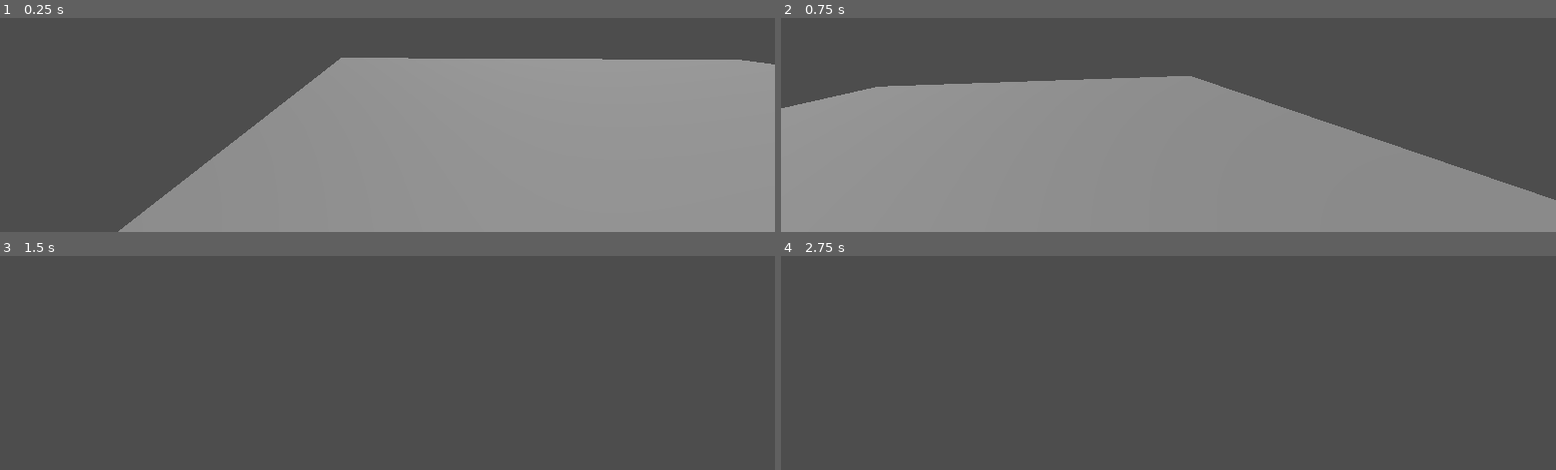
Above: before the commit, frames 1-4 (two rows, left to right).
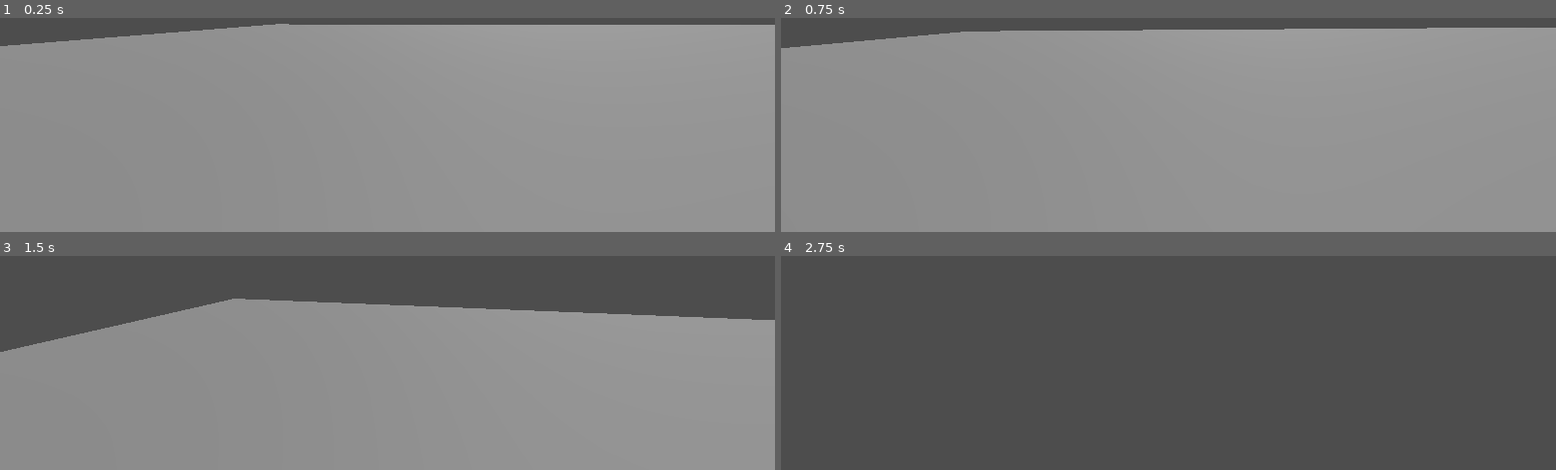
Above: after the commit, the same moments.

Repository: Noonl1ght/Decay-game-jam
Game: Godot game, scene res://scenes/test_scene.tscn
The game is run twice, just before and just after one commit, with the same random seed, the same clock (stepped at 60 frames per second) and the same inputs. This scene is started directly instead of the project's main scene.
Inputs (mouse positions are in pixels of both pictures, inside the frame that each line leads up to):
- Up to frame 1 (0.25 s): no input
- Up to frame 2 (0.75 s): tap Enter at 0.5 s; move the mouse to (outside the picture) at 0.52 s; hold W (forward) from 0.53 s (still down)
- Up to frame 3 (1.5 s): keep holding W (forward); tap Space (jump) at 0.77 s; move the mouse to (outside the picture) at 1.27 s
- Up to frame 4 (2.75 s): keep holding W (forward); tap Space (jump) at 1.52 s; move the mouse to (outside the picture) at 2.02 s

The runs differ from the first frame. In frame 1, 38% of the frame differs, in the area x 0-100%, y 2-100%; in frame 2, 37%; in frame 3, 73%, in the area x 0-100%, y 19-100%; in frame 4, nothing differs.

Commit message:
character controller update
the camera no longer does cartwheels when mouse is moved to an extreme.

the camera now has a head bob effect simulating a walking character

Diff:
--- a/scenes/test_scene.tscn
+++ b/scenes/test_scene.tscn
@@ -13,9 +13,9 @@
 shadow_enabled = true
 
 [node name="CSGBox3D" type="CSGBox3D" parent="."]
-transform = Transform3D(1, 0, 0, 0, 1, 0, 0, 0, 1, 1.31927, 0.0822552, 0.949951)
+transform = Transform3D(1, 0, 0, 0, 1, 0, 0, 0, 1, 13.269, 0.0822552, 15.1408)
 use_collision = true
-size = Vector3(3.63855, 0.0649414, 2.8999)
+size = Vector3(35.5806, 0.0649414, 47.1774)
 
 [node name="player" type="CharacterBody3D" parent="."]
 transform = Transform3D(1, 0, 0, 0, 1, 0, 0, 0, 1, 0, 0.030899, 1.86511)
--- a/scripts/player.gd
+++ b/scripts/player.gd
@@ -2,7 +2,12 @@
 
 const SPEED = 5.0
 const JUMP_VELOCITY = 4.5
-const SENSITIVITY = 0.03
+const SENSITIVITY = 0.003
+
+#bob variables
+const BOB_FREQ = 2.0
+const BOB_AMP = 0.08
+var t_bob = 0.0
 
 var gravity = 9.8
 
@@ -16,6 +21,8 @@
 	if event is InputEventMouseMotion:
 		head.rotate_y(-event.relative.x * SENSITIVITY)
 		camera.rotate_x(-event.relative.y * SENSITIVITY)
+		camera.rotation.x = clamp(camera.rotation.x, deg_to_rad(-40), deg_to_rad(60))
+		camera.rotation.z = clamp(camera.rotation.z, deg_to_rad(-40), deg_to_rad(60))
 
 func _physics_process(delta):
 
@@ -26,7 +33,7 @@
 		velocity.y = JUMP_VELOCITY
 
 	var input_dir = Input.get_vector("left", "right", "forward", "backward")
-	var direction = (transform.basis * Vector3(input_dir.x, 0, input_dir.y)).normalized()
+	var direction = (head.transform.basis * Vector3(input_dir.x, 0, input_dir.y)).normalized()
 	if direction:
 		velocity.x = direction.x * SPEED
 		velocity.z = direction.z * SPEED
@@ -34,4 +41,14 @@
 		velocity.x = 0.0
 		velocity.z = 0.0
 
+	#head bob
+	t_bob += delta * velocity.length() * float(is_on_floor())
+	camera.transform.origin = _headbob(t_bob)
+
 	move_and_slide()
+
+func _headbob(time) -> Vector3:
+	var pos = Vector3.ZERO
+	pos.y = sin(time * BOB_FREQ) * BOB_AMP
+	pos.x = cos(time * BOB_FREQ / 2) * BOB_AMP
+	return pos
Not shown, changed: Models/FBX format/Textures/colormap.png.import
Not shown, changed: Models/GLB format/Textures/colormap.png.import
Renamed: floor_building.tscn -> scenes/floor_building.tscn
